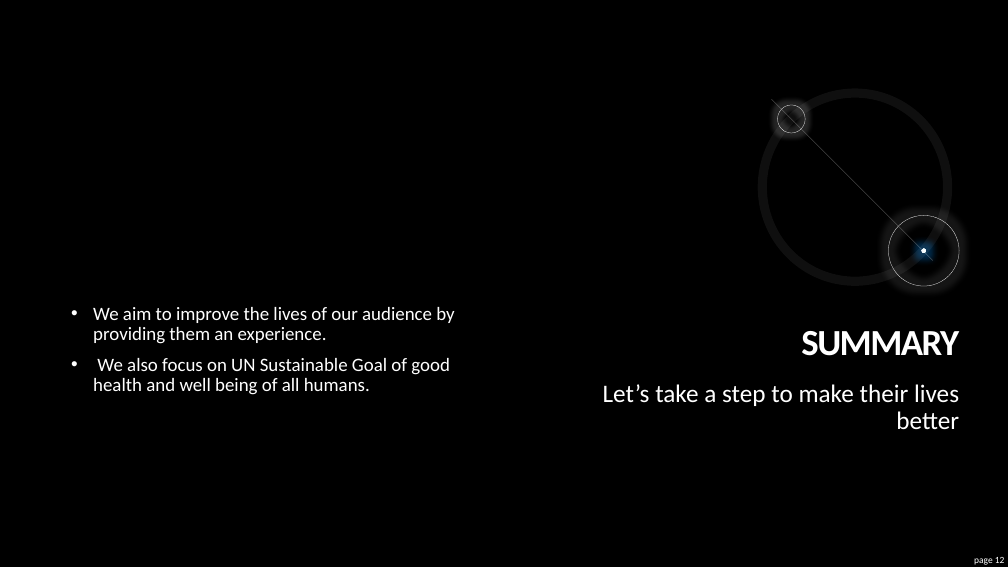
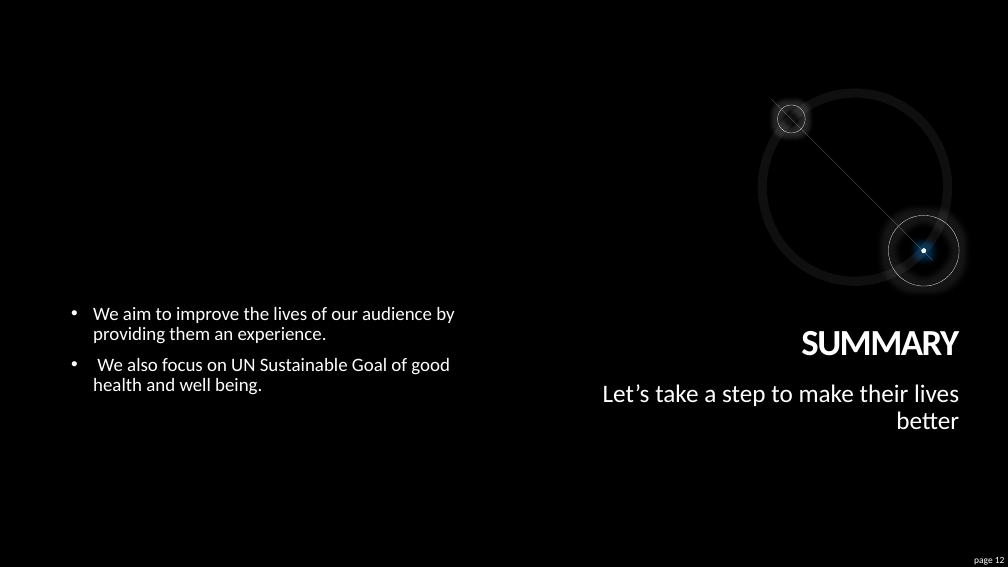
Before and after one commit to adityadutta/BostonHacksFall18, a slide deck: slide 12 of PITCH/Pitch.pptx. Drawn at 1008x567 pixels with LibreOffice and Linux fonts; fonts in the diff are those of the drawing. Boxes give left, top, right and bottom in pixels: in the first picture for what was removed or moved away, otherwise in the second. Text is boxed around its words. In the diff, an @@ line names an element or a change of style, - is before the commit and + after.

```diff
--- a/PITCH/Pitch.pptx
+++ b/PITCH/Pitch.pptx
@@ text at [93, 358, 450, 395]: text changed @@
-• We also focus on UN Sustainable Goal of good health and well being of all humans.
+• We also focus on UN Sustainable Goal of good health and well being.
```
Also in this commit, not shown: 1 other slide changed, 9 other files.
